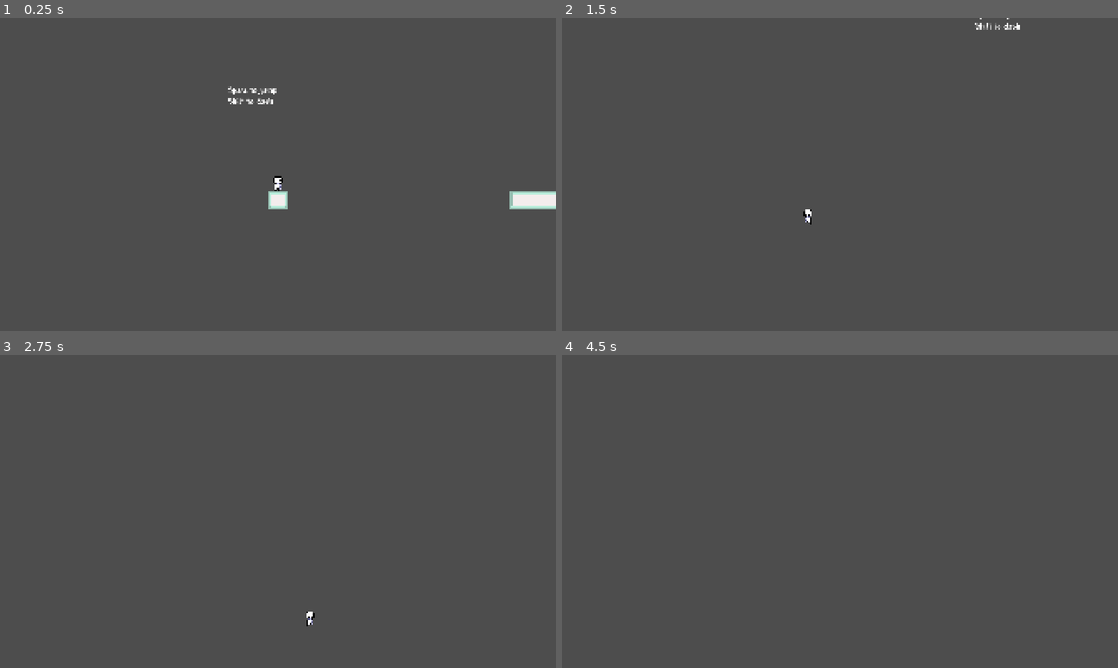
Above: before the commit, frames 1-4 (two rows, left to right).
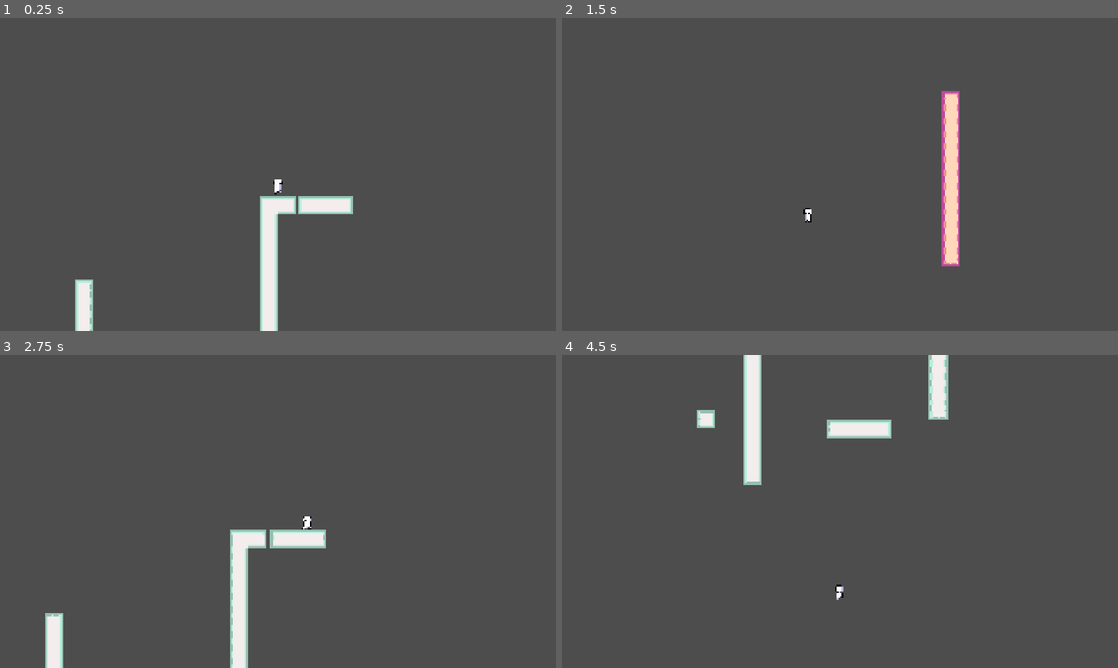
Above: after the commit, the same moments.

Repository: DanielPavlov175/Glitchy
Game: Godot game, scene res://scenes/main.tscn
The game is run twice, just before and just after one commit, with the same random seed, the same clock (stepped at 60 frames per second) and the same inputs.
Inputs:
- Up to frame 1 (0.25 s): no input
- Up to frame 2 (1.5 s): hold A (move_right) from 0.53 s (still down); tap Shift (dash) at 0.6 s; tap Space (jump) at 0.77 s; tap R (glitch) at 1.35 s
- Up to frame 3 (2.75 s): tap Space (jump) at 1.52 s; release A (move_right) at 2.03 s; hold D (move_left) from 2.03 s (still down); tap Shift (dash) at 2.1 s
- Up to frame 4 (4.5 s): release D (move_left) at 2.78 s; hold A (move_right) 2.78-4.28 s; tap R (glitch) at 2.85, 4.35 s; tap Space (jump) at 3.02, 3.77 s; tap Shift (dash) at 3.6 s; hold D (move_left) from 4.28 s (still down)

The runs differ from the first frame. In frame 1, 3.4% of the frame differs, in the area x 13-100%, y 21-100%; in frame 2, 1.9%; in frame 3, 2.9%; in frame 4, 3.0%.

Commit message:
Fixes

Diff:
--- a/glitchy/scenes/death_barrier.tscn
+++ b/glitchy/scenes/death_barrier.tscn
@@ -1,11 +1,13 @@
 [gd_scene format=3 uid="uid://25wa6os50kau"]
 
-[ext_resource type="Script" uid="uid://cnen8125wwfy4" path="res://scripts/death_barrier.gd" id="1_cg6e6"]
+[ext_resource type="Script" uid="uid://shlqqa6tsd6i" path="res://scripts/death_barrier.gd" id="1_cg6e6"]
 
-[sub_resource type="WorldBoundaryShape2D" id="WorldBoundaryShape2D_g4v7s"]
+[sub_resource type="WorldBoundaryShape2D" id="WorldBoundaryShape2D_y78md"]
 
-[node name="Node2D" type="Area2D" unique_id=1112243285]
+[node name="death_barrier" type="Area2D" unique_id=1272496194]
 script = ExtResource("1_cg6e6")
 
-[node name="CollisionShape2D" type="CollisionShape2D" parent="." unique_id=1887070911]
-shape = SubResource("WorldBoundaryShape2D_g4v7s")
+[node name="CollisionShape2D" type="CollisionShape2D" parent="." unique_id=98553654]
+shape = SubResource("WorldBoundaryShape2D_y78md")
+
+[connection signal="body_entered" from="." to="." method="_on_body_entered"]
--- a/glitchy/scenes/main.tscn
+++ b/glitchy/scenes/main.tscn
@@ -1,11 +1,12 @@
 [gd_scene format=4 uid="uid://cudfejhhh2fxb"]
 
-[ext_resource type="Script" uid="uid://dan0bfgmu31yl" path="res://scripts/main.gd" id="1_jyhfs"]
 [ext_resource type="PackedScene" uid="uid://bfqkhvpsn6u8" path="res://scenes/player.tscn" id="1_o5qli"]
+[ext_resource type="Script" uid="uid://dan0bfgmu31yl" path="res://scripts/main.gd" id="1_o6xl0"]
 [ext_resource type="PackedScene" uid="uid://clmhn7rrgddh7" path="res://scenes/world_city.tscn" id="2_0wfyh"]
 [ext_resource type="PackedScene" uid="uid://dcw0kv8dhnfj" path="res://scenes/world_nature.tscn" id="3_sugp2"]
 [ext_resource type="FontFile" uid="uid://dkmqsraebmpvm" path="res://assets/Terraria.TTF" id="5_tbgi4"]
 [ext_resource type="PackedScene" uid="uid://coqs883510hx1" path="res://scenes/city_platform.tscn" id="6_tefeu"]
+[ext_resource type="PackedScene" uid="uid://25wa6os50kau" path="res://scenes/death_barrier.tscn" id="7_o6xl0"]
 
 [sub_resource type="Animation" id="Animation_tefeu"]
 length = 0.001
@@ -46,9 +47,10 @@
 }
 
 [node name="Main" type="Node2D" unique_id=398515391]
-script = ExtResource("1_jyhfs")
+script = ExtResource("1_o6xl0")
 
 [node name="player" parent="." unique_id=1290826270 instance=ExtResource("1_o5qli")]
+position = Vector2(4159, -660)
 
 [node name="world_city" parent="." unique_id=598984813 instance=ExtResource("2_0wfyh")]
 tile_map_data = PackedByteArray("AAD//wIAAAABAAAAAAD//wMAAAABAAAAAGAAAAIAAAABAAAAAFAAAAMAAAABAAAAADAnAAIAAAAAAAAAAAAnAA …(2608 unchanged characters)…
@@ -84,3 +86,6 @@
 root_node = NodePath("../..")
 libraries/ = SubResource("AnimationLibrary_85g3d")
 autoplay = &"animation"
+
+[node name="death_barrier" parent="." unique_id=351473110 instance=ExtResource("7_o6xl0")]
+position = Vector2(1697, 881)
--- a/glitchy/scripts/death_barrier.gd
+++ b/glitchy/scripts/death_barrier.gd
@@ -1,9 +1,9 @@
 extends Area2D
 
-#func _process(delta: float) -> void:
-	#if body_entered:
-		#manager.death_counter += 1
+
+
+
 func _on_body_entered(body: Node2D) -> void:
-	if body == CharacterBody2D:
-		manager.death_barrier
-		get_tree().reload_current_scene()
+	manager.death_counter +=1
+	manager.current_world = manager.world.city
+	get_tree().reload_current_scene()
--- a/glitchy/scripts/main.gd
+++ b/glitchy/scripts/main.gd
@@ -2,6 +2,7 @@
 
 @onready var world_city: TileMapLayer = $world_city
 @onready var world_nature: TileMapLayer = $world_nature
+@onready var city_platform: AnimatableBody2D = $city_platform
 
 # Called when the node enters the scene tree for the first time.
 func _ready() -> void:
@@ -13,6 +14,8 @@
 	if manager.current_world==manager.world.city:
 		world_city.visible = true
 		world_nature.visible = false
+		city_platform.visible = true
 	elif manager.current_world==manager.world.nature:
 		world_city.visible = false
 		world_nature.visible = true
+		city_platform.visible = false
Not shown, changed: glitchy/scripts/death_barrier.gd.uid
